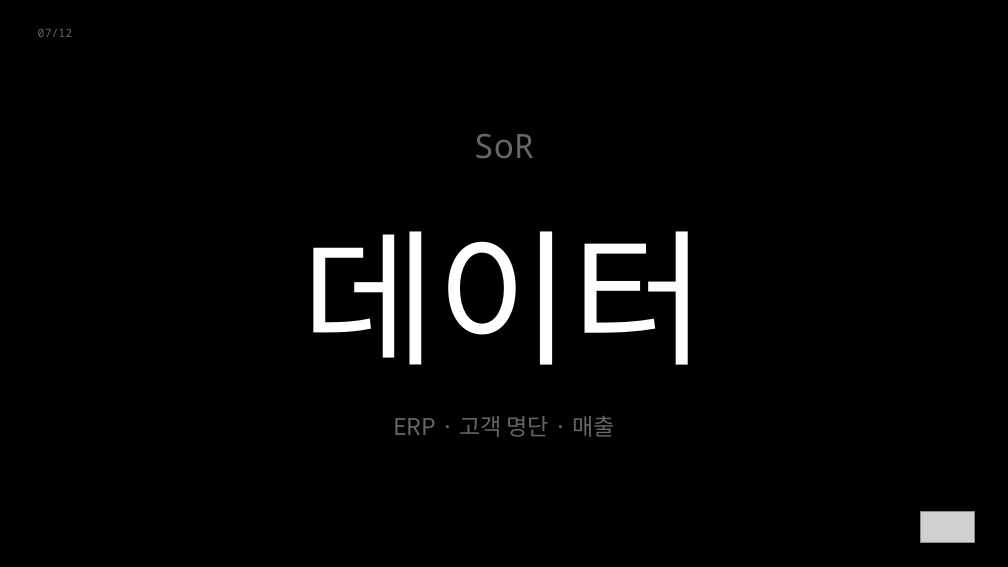
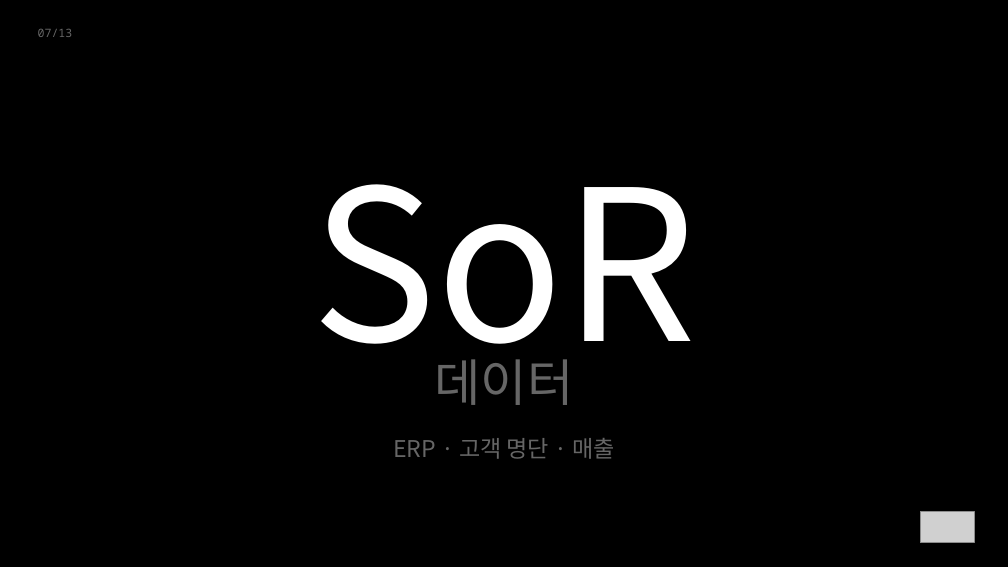
Before and after one commit to ssodcompany/edu-agent, a slide deck: slide 7 of lectures/03_sor_framework/BNI_SoR_v10.pptx. Drawn at 1008x567 pixels with LibreOffice and Linux fonts; fonts in the diff are those of the drawing; grey boxes stand for pictures. Boxes give left, top, right and bottom in pixels: in the first picture for what was removed or moved away, otherwise in the second. Text is boxed around its words. In the diff, an @@ line names an element or a change of style, - is before the commit and + after.

```diff
--- a/lectures/03_sor_framework/BNI_SoR_v10.pptx
+++ b/lectures/03_sor_framework/BNI_SoR_v10.pptx
@@ text "SoR": place and size @@
-text "SoR" at box(474, 134, 534, 158)
+text "SoR" at box(311, 184, 697, 391)
@@ text "SoR" at box(311, 184, 697, 391): size 32 to 200 pt, font Noto Sans Mono to Noto Sans CJK KR, text colour #666666 to #FFFFFF; vertical alignment top to middle @@
@@ text "데이터": place and size @@
-text "데이터" at box(301, 231, 707, 365)
+text "데이터" at box(434, 359, 573, 405)
@@ text "데이터" at box(434, 359, 573, 405): size 140 to 48 pt, text colour #FFFFFF to #666666; vertical alignment middle to top @@
@@ text "ERP · 고객 명단 · ...": place and size @@
-text "ERP · 고객 명단 · ..." at box(393, 416, 614, 437)
+text "ERP · 고객 명단 · ..." at box(393, 438, 614, 459)
```
Also in this commit, not shown: 8 other slides changed, 1 slide added, 1 other file.
